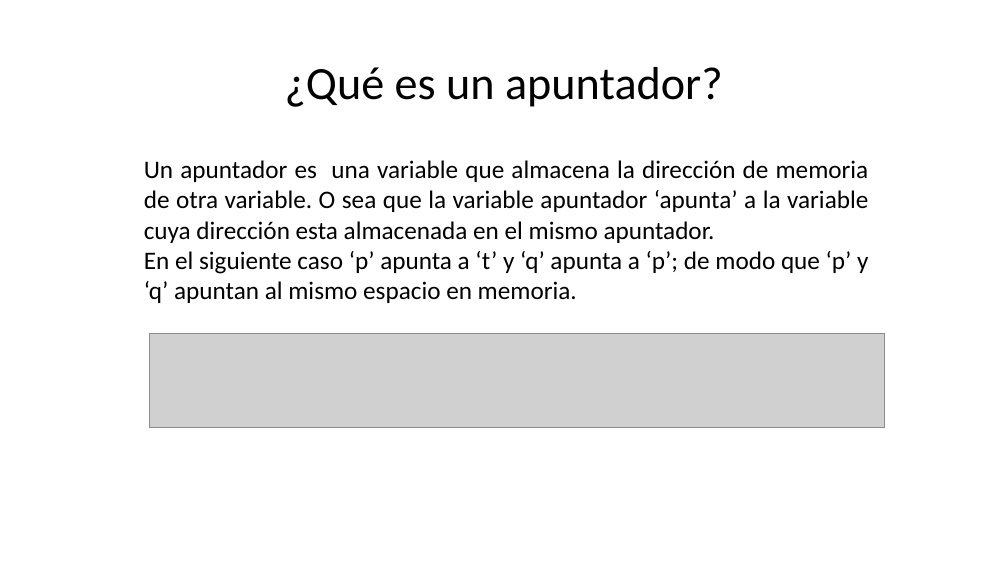
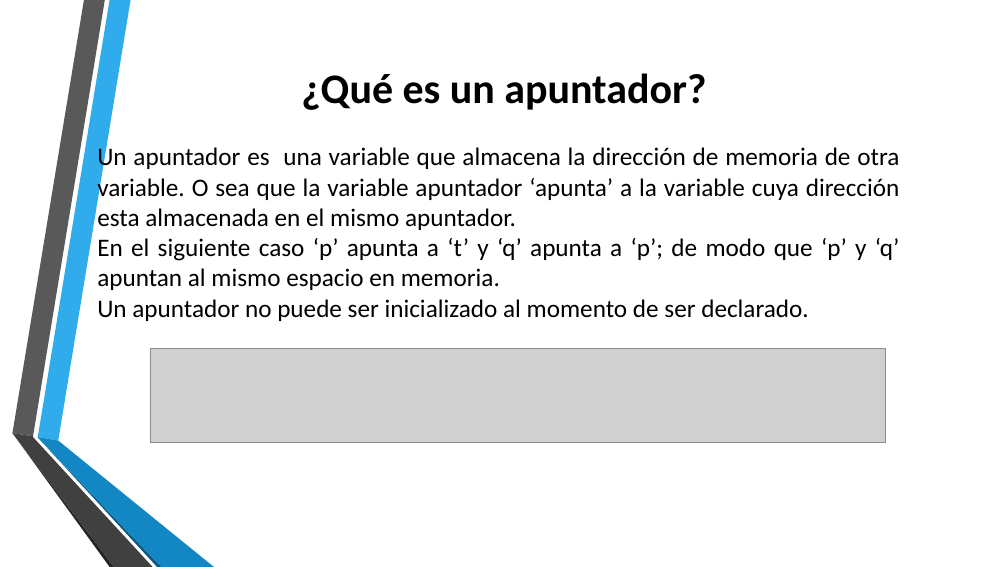
Before and after one commit to Luis96791/EstructuraDatos, a slide deck: slide 2 of Apuntadores.pptx. Drawn at 1008x567 pixels with LibreOffice and Linux fonts; fonts in the diff are those of the drawing; grey boxes stand for pictures; background and template pictures are left out. Boxes give left, top, right and bottom in pixels: in the first picture for what was removed or moved away, otherwise in the second. Text is boxed around its words. In the diff, an @@ line names an element or a change of style, - is before the commit and + after.

```diff
--- a/Apuntadores.pptx
+++ b/Apuntadores.pptx
@@ title "¿Qué es un apuntador?" moved from (x1=285, y1=67, x2=723, y2=107) to (x1=301, y1=73, x2=706, y2=110) @@
@@ title "¿Qué es un apuntador?" at (x1=301, y1=73, x2=706, y2=110): size 44 to 40 pt, bold on; line spacing 0.9 to 1 @@
@@ text "Un apuntador es una variable ..." moved from (x1=144, y1=160, x2=869, y2=303) to (x1=97, y1=145, x2=900, y2=321) @@
@@ text at (x1=97, y1=299, x2=808, y2=321): paragraph added @@
+Un apuntador no puede ser inicializado al momento de ser declarado.
@@ picture moved from (x1=150, y1=333, x2=885, y2=428) to (x1=150, y1=348, x2=885, y2=442) @@
@@ group added at (x1=12, y1=0, x2=214, y2=567): 6 freeform shapes @@
```
Also in this commit, not shown: 1 other slide changed, 13 slides added, 2 slides removed, 22 other files.
